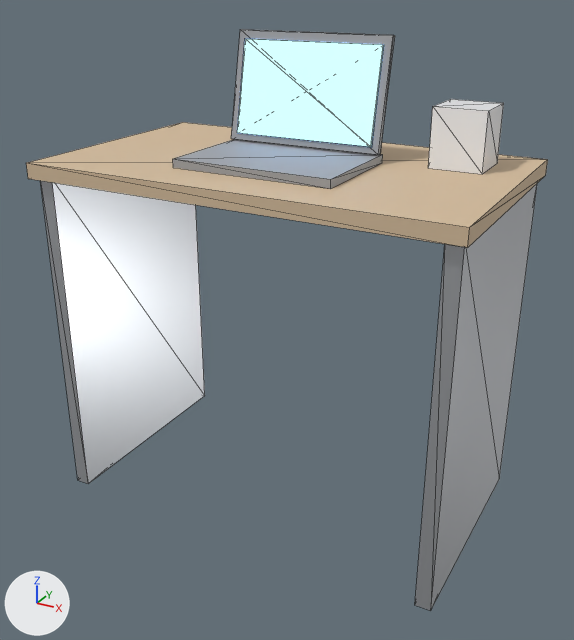
Two versions of the glTF model assets/models/desk.glb, one commit apart.
Camera for both pictures: a camera (50 mm lens) standing at (0.719, -1.316, 1.05) and looking at (0.01, -0.028, 0.405). Lighting does not change. The marker at lower left points along +X, +Y and +Z. The picture after the commit comes second. Mesh edges are drawn as thin lines. Vertices at exactly the same position are counted once.

The scene before the commit, as lines of its bpy script (objects in view):
```python
me_desk = bpy.data.meshes.new('desk')
me_desk.from_pydata(...)  # 56 vertices, 84 faces; spans x -0.425..0.425, y -0.25..0.25, z 0.0..0.945
# faces by material slot: [12, 24, 24, 12, 12]
me_desk.materials.append(mat_kl_wood_light)  # beige #d4bc9b
me_desk.materials.append(mat_kl_steel)  # light grey #ced1d6
me_desk.materials.append(mat_kl_plastic_grey)  # grey #a0a2a6
me_desk.materials.append(mat_kl_screen)  # blue #95c4ed, glowing blue #a0d2ff
me_desk.materials.append(mat_kl_porcelain)  # white #f7f8fa
ob_desk = bpy.data.objects.new('desk', me_desk)
ob_desk.location = (0.0, 0.0, 0.0)
```
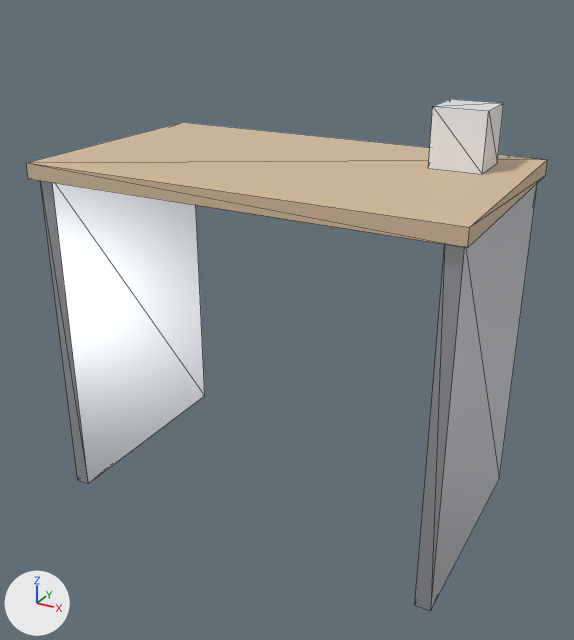
The change, as a diff of the scene's bpy script:
```diff
--- a/assets/models/desk.glb.py
+++ b/assets/models/desk.glb.py
@@ me_desk @@
 # used by ob_desk; location = (0.0, 0.0, 0.0)
-me_desk.from_pydata(...)  # 56 vertices, 84 faces; spans x -0.425..0.425, y -0.25..0.25, z 0.0..0.945
+me_desk.from_pydata(...)  # 32 vertices, 48 faces; spans x -0.425..0.425, y -0.25..0.25, z 0.0..0.83
+# me_desk part 1: the loose piece of 8 vertices spanning x -0.16..0.16, y -0.15..0.07, z 0.72..0.736 is deleted
+# me_desk part 2: the loose piece of 8 vertices spanning x -0.16..0.16, y 0.048..0.102, z 0.737..0.945 is deleted
+# me_desk part 3: the loose piece of 8 vertices spanning x -0.145..0.145, y 0.047..0.089, z 0.752..0.928 is deleted
 me_desk.materials.append(mat_kl_wood_light)
 me_desk.materials.append(mat_kl_steel)
-me_desk.materials.append(mat_kl_plastic_grey)  # grey #a0a2a6
-me_desk.materials.append(mat_kl_screen)  # blue #95c4ed, glowing blue #a0d2ff
 me_desk.materials.append(mat_kl_porcelain)
```

What differs and where, as boxes (x1, y1, x2, y2) in the pictures (574 x 640 px):
'desk', reshaped (12% shorter): before (26, 29, 548, 611); after (26, 99, 548, 611)
part 1 of me_desk, deleted: before (173, 139, 383, 189)
part 2 of me_desk, deleted: before (231, 29, 395, 155)
part 3 of me_desk, deleted: before (237, 39, 384, 147)
